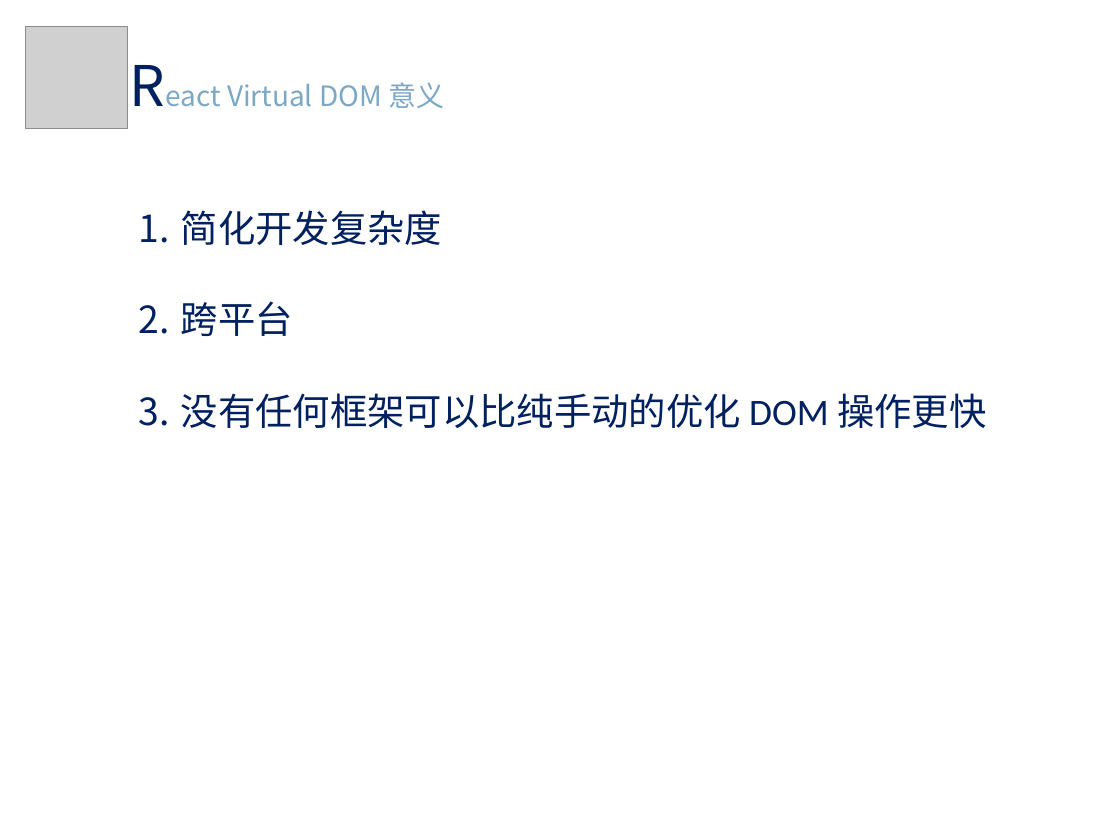
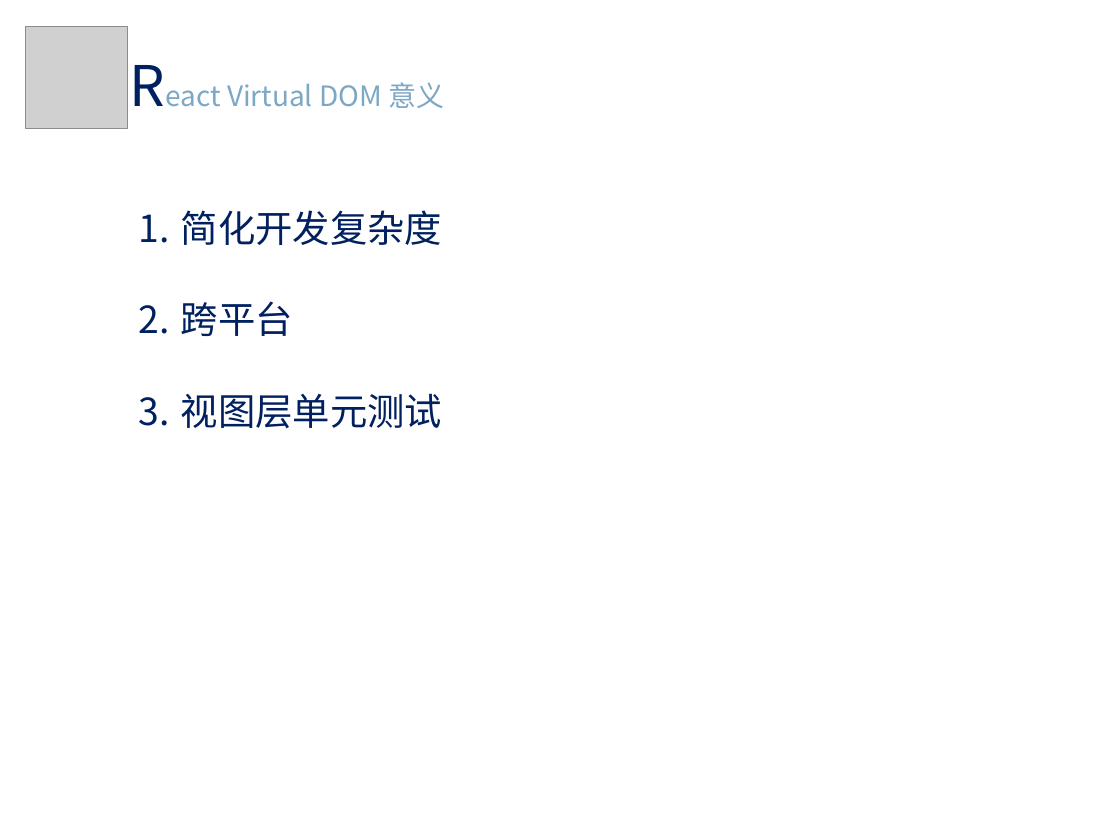
Before and after one commit to m544498510/may-web-app, a slide deck: slide 10 of new_doc/react share.pptx. Drawn at 1120x840 pixels with LibreOffice and Linux fonts; fonts in the diff are those of the drawing; grey boxes stand for pictures. Boxes give left, top, right and bottom in pixels: in the first picture for what was removed or moved away, otherwise in the second. Text is boxed around its words. In the diff, an @@ line names an element or a change of style, - is before the commit and + after.

```diff
--- a/new_doc/react share.pptx
+++ b/new_doc/react share.pptx
@@ text at <box>181,393,442,428</box>: text changed @@
-3. 没有任何框架可以比纯手动的优化 DOM 操作更快
+3. 视图层单元测试
```
Also in this commit, not shown: 8 other slides changed, 6 slides added.
